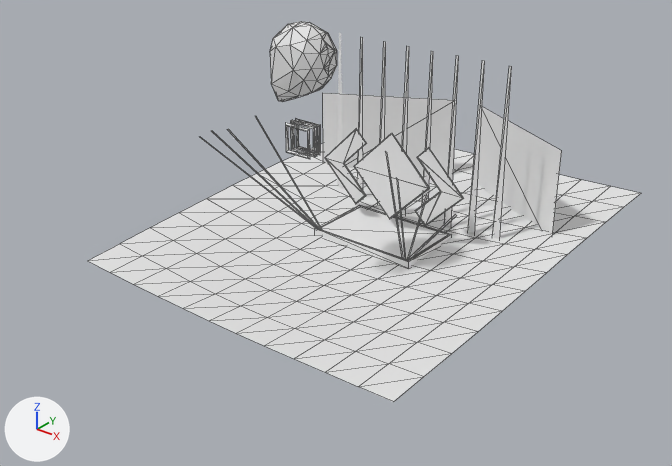
One commit to the glTF model src/models/scene.glb: the scene before it, then after it.
Before and after are seen from a 50 mm lens placed at (36.3, -42.4, 30.4), pointed at (0.5, 2.3, 2.6). Lighting does not change. The marker at lower left points along +X, +Y and +Z. Mesh edges are drawn as thin lines. Where no turn or scale is listed for an object, it has been applied to the vertices. Vertices at the same position are counted once.

Objects in the first picture: 'Cube', 'Head', 'Left Side', 'Light 1.001', 'Light 1.002', 'Light 1.007', 'Light 1.008', 'Middle', 'Plane', 'Right Side', 'Sound Left', 'Sound Right'.
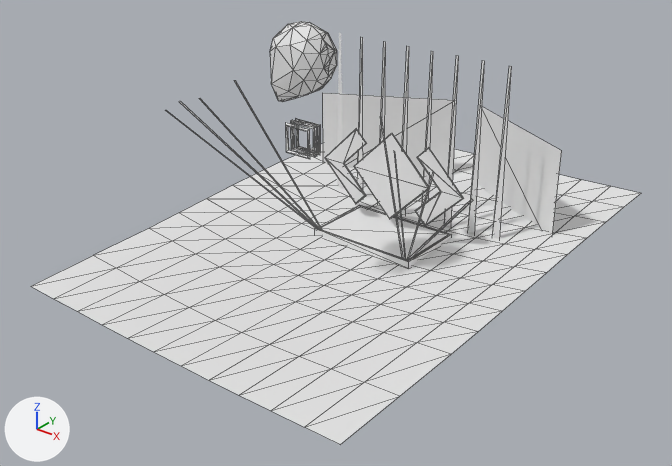
Pixel boxes [x1, y1, x2, y2] of what changed, in the pictures (672 x 466 px; the box of a moved part takes in the faces that stretch with it):
'Plane', reshaped (10% wider, 17% taller)
    before: [88, 144, 641, 402]
    after: [31, 144, 641, 445]
part 1 of me_plane_029, moved or reshaped
    before: [88, 213, 477, 402]
    after: [31, 213, 477, 445]

What changed in the scene script:
```text
Change me_plane_029:
    where me_plane_029.from_pydata(...)  # 144 vertices, 242 faces; spans x -13.2..13.3, y -16.0..16.5, z -0.8..1.3
    used by ob_plane; location = (0.0, 7.63, 0.43)
    me_plane_029 part 1: all 36 vertices in x -13.1..13.0, y -16.0..-10.2, z -0.7..0.4 are scaled about their middle by (1, 1.78, 1), then moved by (0.0, -2.3, 0.0)
```
